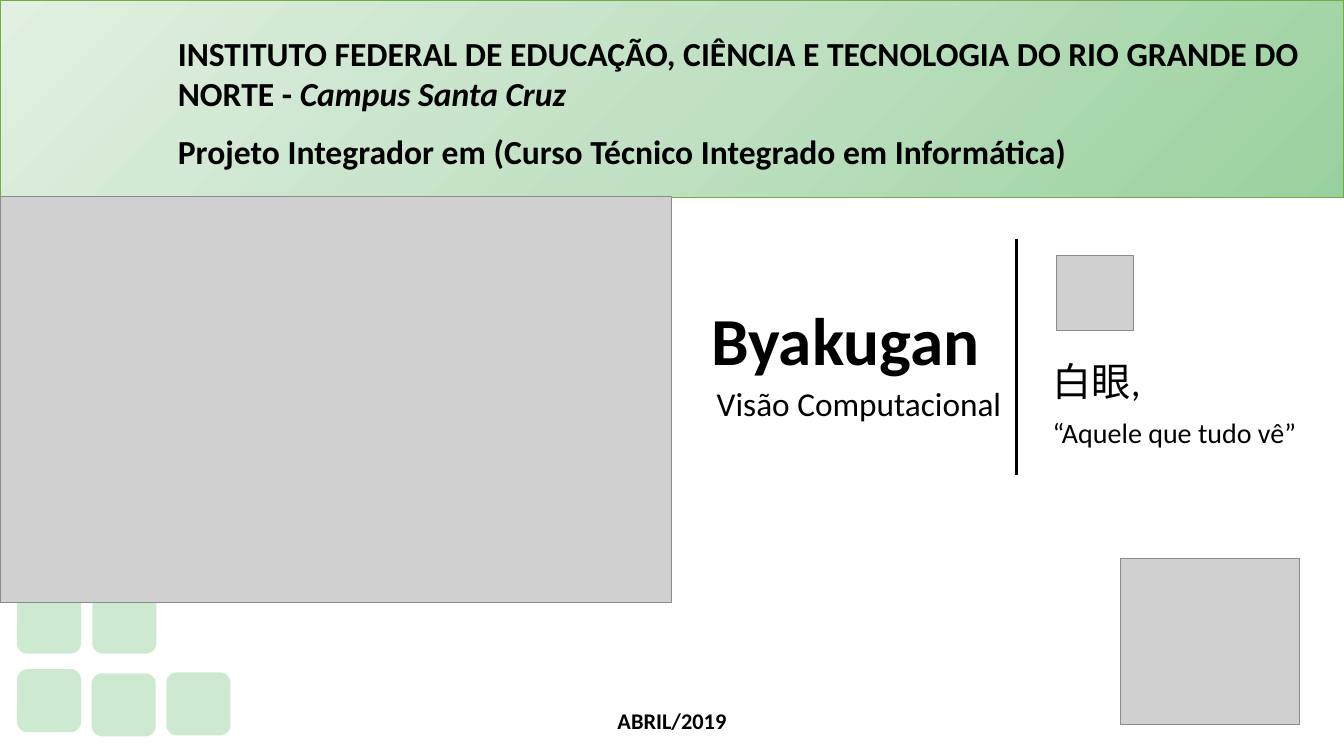
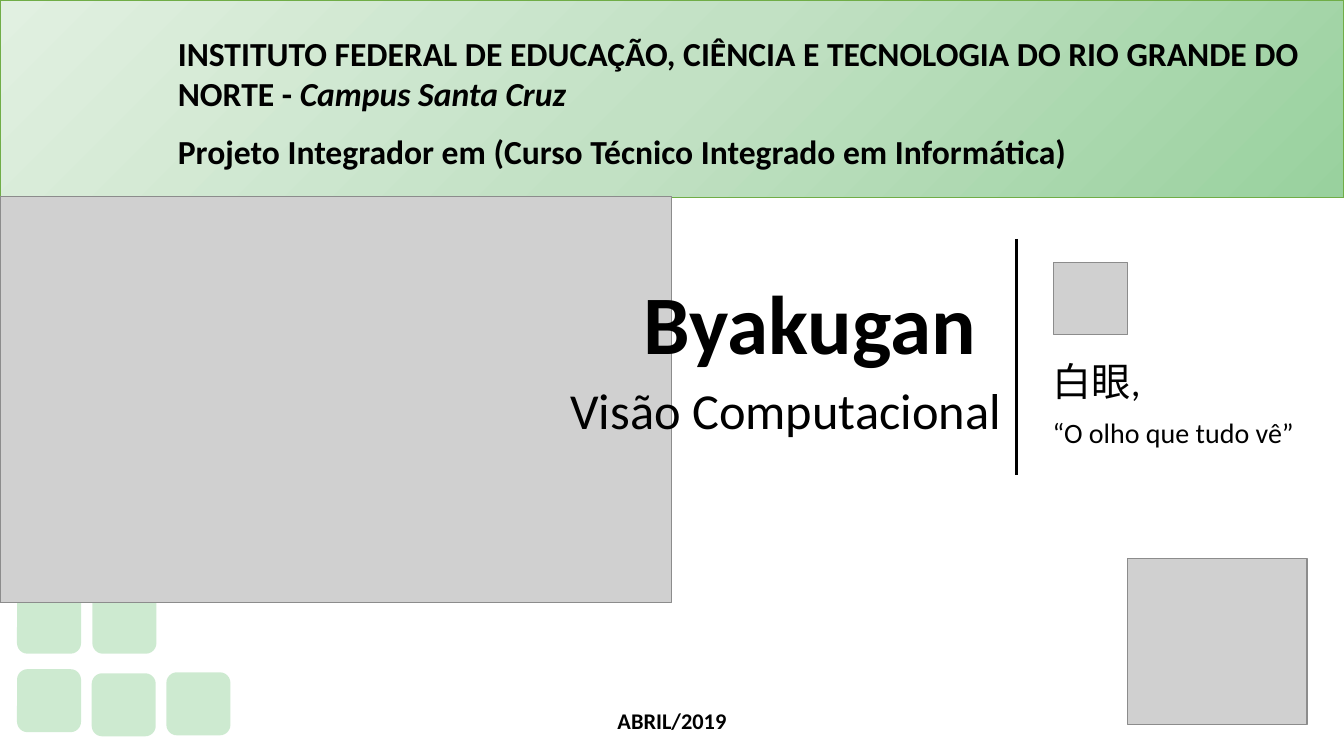
Before and after one commit to PauloVLB/Projeto_Integrador, a slide deck: slide 1 of Slide.pptx. Drawn at 1344x756 pixels with LibreOffice and Linux fonts; fonts in the diff are those of the drawing; grey boxes stand for pictures; background and template pictures are left out. Boxes give left, top, right and bottom in pixels: in the first picture for what was removed or moved away, otherwise in the second. Text is boxed around its words. In the diff, an @@ line names an element or a change of style, - is before the commit and + after.

```diff
--- a/Slide.pptx
+++ b/Slide.pptx
@@ picture moved from (x1=1057, y1=256, x2=1134, y2=331) to (x1=1054, y1=263, x2=1128, y2=336) @@
@@ title "Byakugan" moved from (x1=711, y1=318, x2=979, y2=377) to (x1=644, y1=286, x2=976, y2=374) @@
@@ title "Byakugan" at (x1=644, y1=286, x2=976, y2=374): size 48 to 59.4 pt @@
@@ subtitle "Visão Computacional" moved from (x1=717, y1=393, x2=1001, y2=422) to (x1=570, y1=388, x2=1000, y2=441) @@
@@ subtitle "Visão Computacional" at (x1=570, y1=388, x2=1000, y2=441): size 23.8 to 36 pt; line spacing 0.7 to 0.9 @@
@@ text at (x1=1053, y1=423, x2=1294, y2=448): text changed @@
-“Aquele que tudo vê”
+“O olho que tudo vê”
@@ picture moved from (x1=1121, y1=559, x2=1301, y2=725) to (x1=1128, y1=559, x2=1308, y2=725) @@
```
Also in this commit, not shown: 5 other slides changed, 1 slide added, 1 other file.
